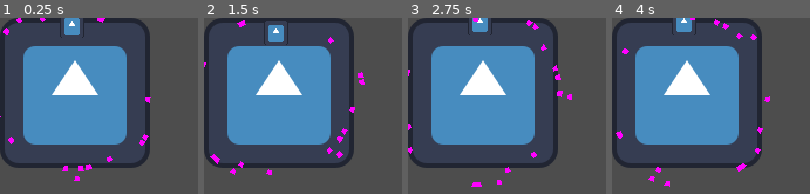
Above: before the commit, frames 1-4 (left to right).
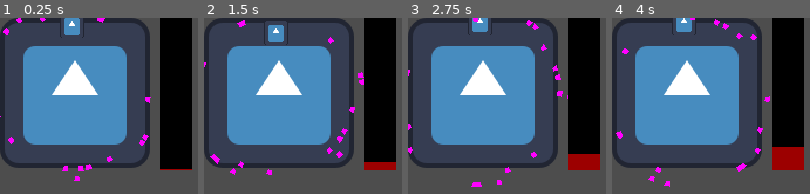
Above: after the commit, the same moments.

Repository: Frishkan/Reflex
Game: Godot game, scene res://scenes/evade_qte.tscn
The game is run twice, just before and just after one commit, with the same random seed, the same clock (stepped at 60 frames per second) and the same inputs. This scene is started directly instead of the project's main scene. The engine's default icon, where the game draws it, is replaced by a stand-in: a white triangle on a blue panel in a dark square.
Inputs (mouse positions are in pixels of both pictures, inside the frame that each line leads up to):
- Up to frame 1 (0.25 s): no input
- Up to frame 2 (1.5 s): move the mouse to (outside the picture) at 0.52 s; hold Up (ui_up) 0.53-1.28 s; hold A (a) 0.53-1.28 s; click (outside the picture) at 0.67 s; tap D (d) at 0.8, 1.35 s; move the mouse to (outside the picture) at 1.27 s; hold Down (ui_down) from 1.28 s (still down); click (outside the picture) at 1.42 s
- Up to frame 3 (2.75 s): tap F (f) at 1.55 s; move the mouse to (outside the picture) at 2.02 s; release Down (ui_down) at 2.03 s; hold Up (ui_up) from 2.03 s (still down); hold F (f) from 2.03 s (still down); click (outside the picture) at 2.3 s
- Up to frame 4 (4 s): move the mouse to (outside the picture) at 2.77 s; release F (f) at 2.78 s; click (outside the picture) at 2.85 s; tap S (s) at 3.05 s; move the mouse to (outside the picture) at 3.52 s; release Up (ui_up) at 3.53 s; hold Down (ui_down) from 3.53 s (still down); hold S (s) from 3.53 s (still down); click (outside the picture) at 3.67 s; tap W (w) at 3.8 s

The runs differ from the first frame. In frame 1, 14% of the frame differs, in the area x 80-97%, y 0-87%; in frame 2, 14%; in frame 3, 14%; in frame 4, 14%.

Commit message:
Created some visuals for selecting enemies when playing cards, hopefully completed my work on enemy intents, fixed some bugs with QTEs (the hits werent looking where they should), implemented effects fully, with their functions (at least the ones I could think of)

Diff:
--- a/scenes/enemy_assembled.tscn
+++ b/scenes/enemy_assembled.tscn
@@ -15,6 +15,13 @@
 gradient = SubResource("Gradient_hwewx")
 width = 100
 height = 30
+
+[sub_resource type="Gradient" id="Gradient_jmldr"]
+offsets = PackedFloat32Array(0)
+colors = PackedColorArray(1, 1, 1, 0.34300002)
+
+[sub_resource type="GradientTexture2D" id="GradientTexture2D_o2j4y"]
+gradient = SubResource("Gradient_jmldr")
 
 [node name="EnemyAssembled" type="Node2D" unique_id=50127034]
 scale = Vector2(0.5, 0.5)
@@ -87,11 +94,15 @@
 text = "test"
 horizontal_alignment = 1
 
-[node name="EffectContainer" type="GridContainer" parent="." unique_id=804557531]
-offset_left = -32.0
-offset_top = 26.0
-offset_right = 32.0
-offset_bottom = 40.0
-columns = 8
+[node name="EffectContainer" type="Node2D" parent="." unique_id=103969081]
+position = Vector2(-24, 24)
+
+[node name="Selector" type="Sprite2D" parent="." unique_id=1612422293]
+visible = false
+position = Vector2(0, -1.0000038)
+scale = Vector2(1, 1.78125)
+texture = SubResource("GradientTexture2D_o2j4y")
 
 [connection signal="input_event" from="ClickDetector" to="." method="_on_click_detector_input_event"]
+[connection signal="mouse_entered" from="ClickDetector" to="." method="_on_click_detector_mouse_entered"]
+[connection signal="mouse_exited" from="ClickDetector" to="." method="_on_click_detector_mouse_exited"]
--- a/scenes/evade_qte.tscn
+++ b/scenes/evade_qte.tscn
@@ -5,6 +5,24 @@
 
 [sub_resource type="CircleShape2D" id="CircleShape2D_fkqnx"]
 radius = 15.033297
+
+[sub_resource type="Gradient" id="Gradient_wfnch"]
+offsets = PackedFloat32Array(0)
+colors = PackedColorArray(0, 0, 0, 1)
+
+[sub_resource type="GradientTexture2D" id="GradientTexture2D_u5l5q"]
+gradient = SubResource("Gradient_wfnch")
+width = 32
+height = 152
+
+[sub_resource type="Gradient" id="Gradient_fkqnx"]
+offsets = PackedFloat32Array(0)
+colors = PackedColorArray(0.6123244, 0, 0, 1)
+
+[sub_resource type="GradientTexture2D" id="GradientTexture2D_1fe6v"]
+gradient = SubResource("Gradient_fkqnx")
+width = 32
+height = 152
 
 [node name="EvadeQTE" type="Node2D" unique_id=219424685]
 script = ExtResource("1_wfnch")
@@ -26,3 +44,11 @@
 
 [node name="HitContainer" type="Node2D" parent="." unique_id=481626395]
 position = Vector2(72, 72)
+
+[node name="ProgressBar" type="TextureProgressBar" parent="." unique_id=894120093]
+offset_left = 160.0
+offset_right = 180.0
+offset_bottom = 152.0
+fill_mode = 3
+texture_under = SubResource("GradientTexture2D_u5l5q")
+texture_progress = SubResource("GradientTexture2D_1fe6v")
--- a/scenes/hud.tscn
+++ b/scenes/hud.tscn
@@ -147,12 +147,8 @@
 horizontal_alignment = 1
 metadata/_edit_use_anchors_ = true
 
-[node name="HeroEffects" type="GridContainer" parent="Health" unique_id=229092882]
-offset_left = -101.0
-offset_top = -37.0
-offset_right = 99.0
-offset_bottom = -13.0
-columns = 8
+[node name="HeroEffects" type="Node2D" parent="Health" unique_id=1831882952]
+position = Vector2(-101, -29)
 
 [connection signal="pressed" from="Menu" to="." method="_on_menu_pressed"]
 [connection signal="toggled" from="Deck/DeckButton" to="." method="_on_deck_button_toggled"]
--- a/scripts/Singleton.gd
+++ b/scripts/Singleton.gd
@@ -4,11 +4,8 @@
 var hero_health : int
 var hero_max_health : int
 
-## 						0 - unplayed
-## 						1 - played
-## 						2 - voided
-## 						3 - hand
-var deck : Array[Array] = [[],[],[],[]]
+var deck : Array[Array] = [[],[],[],[]] ## [unplayed, played, voided, hand]
+var items : Array[String] = []
 var cards_count_in_hand_per_draw : int
 var character : int
 
--- a/scripts/barrier.gd
+++ b/scripts/barrier.gd
@@ -4,7 +4,7 @@
 
 func _process(delta: float) -> void:
 	self.translate(Vector2(0, parent.local_card_stats[0] * delta).rotated(rotation))
-	look_at(parent.offset)
+	look_at(parent.global_position + parent.offset)
 
 
 func _on_body_entered(body: Node2D) -> void:
--- a/scripts/enemy_assembled.gd
+++ b/scripts/enemy_assembled.gd
@@ -8,8 +8,9 @@
 @onready var enemy_bar : TextureProgressBar = $EnemyHealthBar
 @onready var intents : Node2D = $Intents
 @onready var enemy_hp_num : Label = $EnemyHealthNumber
-@onready var effect_container : GridContainer = $EffectContainer
+@onready var effect_container : Node2D = $EffectContainer
 @onready var EFFECT_ITEM := preload("res://scenes/effect.tscn")
+@onready var selector : Sprite2D = $Selector
 
 var index : int
 var health : int
@@ -43,13 +44,16 @@
 		queue_free()
 
 func update_defense(value : int) :
-	if defense + value <= 0 : ## defense broken
-		update_health(health + (defense + value))
+	var dmg : int = value
+	if effects[1] > 0 : ## voulnerable check
+		dmg += value * 0.5
+	if defense + dmg <= 0 : ## defense broken
+		update_health(health + (defense + dmg))
 		defense = 0
 		def_sprite.visible = false
 		def_num.visible = false
 	else : ## new defense
-		defense += value
+		defense += dmg
 		def_sprite.visible = true
 		def_num.text = str(defense)
 		def_num.visible = true
@@ -75,6 +79,7 @@
 	update_effects()
 
 func update_effects() :
+	var counter : int = 0
 	if effect_container.get_child_count() != 0 :
 		for child in effect_container.get_children() :
 			child.queue_free()
@@ -99,24 +104,27 @@
 				7 :
 					current_effect_item.get_child(0).texture = preload("res://icon.svg")
 			current_effect_item.get_child(1).text = str(effects[effect])
+			current_effect_item.scale = Vector2(0.5, 0.5)
+			current_effect_item.position = Vector2(counter * 20, 0)
+			counter += 1
 			effect_container.add_child(current_effect_item)
 
 func use_effects() :
 	for effect in effects.size() :
 		if effects[effect] != 0 :
-			match effect : ## the functionality of effects
+			match effect : ## the functionality of effects (at least the active ones)
 				0 :
-					pass
+					pass ## weak
 				1 :
-					pass
+					pass ## voulnerable
 				2 :
-					pass
+					update_defense(-5) ## burn
 				3 :
-					pass
+					update_health(health - effects[3]) ## poison
 				4 :
-					pass
+					pass ## strenght
 				5 :
-					pass
+					pass ## defensive
 				6 :
 					pass
 				7 :
@@ -128,3 +136,12 @@
 	if event.is_action_pressed("left_mouse") :
 		fight_scene.choosen_enemy = get_parent().get_children().find(self)
 		Events.choosed_enemy_index.emit()
+		selector.hide()
+		fight_scene.card_choosing = 0
+
+func _on_click_detector_mouse_entered() -> void:
+	if fight_scene.card_choosing != 0 :
+		selector.show()
+
+func _on_click_detector_mouse_exited() -> void:
+	selector.hide()
--- a/scripts/enemy_spawn.gd
+++ b/scripts/enemy_spawn.gd
@@ -84,7 +84,8 @@
 func enemy_turn() :
 	for e in get_child_count() :
 		get_children()[get_child_count()-1-e].use_effects()
-		get_children()[get_child_count()-1-e].update_defense(get_children()[get_child_count()-1-e].defense * -1)
+		if get_children()[get_child_count()-1-e].effects[5] == 0 :
+			get_children()[get_child_count()-1-e].update_defense(get_children()[get_child_count()-1-e].defense * -1)
 		get_children()[get_child_count()-1-e].get_child(6).use_intents()
 		await Events.enemy_turned
 	await get_tree().create_timer(0.001).timeout
--- a/scripts/evade_qte.gd
+++ b/scripts/evade_qte.gd
@@ -3,18 +3,20 @@
 @onready var dot : CharacterBody2D = $Dot
 @onready var hit_container : Node2D = $HitContainer
 @onready var BARRIER := preload("res://scenes/barrier.tscn")
-
+@onready var progress_bar : TextureProgressBar = $ProgressBar
 var radius : float = 75
 var offset : Vector2 = Vector2(75, 75)
 var local_card_stats : Array ## [speed, time, barriers]
 var misses : int = 0
 var floor_height : float = 10
+var fps : int = 20
 
 func _ready() -> void: ## testing
 	start([50, 10, 20])
 
 func start(card_stats : Array) -> void:
 	local_card_stats = card_stats
+	progress_bar.max_value = local_card_stats[1] * fps * 2
 	for barriers in local_card_stats[2] :
 		var barrier = BARRIER.instantiate()
 		var barrier_rand_pos : float = randf_range(-1, 1) ## change this to change the spawn locations
@@ -22,7 +24,10 @@
 		barrier.position = Vector2(sin(barrier_rand_pos * PI) * (radius + barrier_rand_height * floor_height), cos(barrier_rand_pos * PI) * (radius + barrier_rand_height * floor_height))
 		barrier.look_at(offset)
 		hit_container.add_child(barrier)
-	await get_tree().create_timer(local_card_stats[1]).timeout
+	for seconds in local_card_stats[1] :
+		for i in fps :
+			await get_tree().create_timer(1.0 / fps).timeout
+			progress_bar.value += 1
 	var effect_strenght = [1, misses]
 	CardsLibrary.effect_strenght = effect_strenght
 	Events.qte_ended.emit()
--- a/scripts/fight_scene.gd
+++ b/scripts/fight_scene.gd
@@ -15,7 +15,8 @@
 var effect_strenght : Array
 var turn_endable := true
 var choosen_enemy : int = 0
-var effects : Array = [0, 0, 0, 0, 0, 0, 0, 0] ## [weak, voulnerable, placeholder, placeholder, strenght, defensive, placeholder, placeholder]
+var card_choosing : int = 0
+var effects : Array = [0, 0, 0, 0, 0, 0, 0, 0] ## [weak, voulnerable, placeholder?, placeholder?, strenght, defensive, placeholder?, placeholder?]
 
 func _ready() -> void:
 	Events.card_played.connect(_card_played)
@@ -64,11 +65,21 @@
 	hud.update_hero_effects()
 
 func damage(result : int) :
-	enemies_node.get_children()[choosen_enemy].update_defense(clamp(result, 0, 999999999) * -1)
+	var dmg = clamp(result, 0, 999999999)
+	if effects[0] > 0 : ## weak check
+		dmg -= dmg * 0.25
+	if effects[4] > 0 : ## strenght check
+		dmg += dmg * 0.25
+	enemies_node.get_children()[choosen_enemy].update_defense(dmg * -1)
 
 func damage_all(result : int) :
+	var dmg = clamp(result, 0, 999999999)
+	if effects[0] > 0 : ## weak check
+		dmg -= dmg * 0.25
+	if effects[4] > 0 : ## strenght check
+		dmg += dmg * 0.25
 	for enemy in enemies_node.get_children() :
-		enemy.update_defense(clamp(result, 0, 999999999) * -1)
+		enemy.update_defense(dmg * -1)
 
 func defend(result : int) :
 	Singleton.hero_defense += clamp(result, 0, 999999999)
@@ -101,8 +112,31 @@
 		Events.turn_ended.emit()
 
 func _enemy_turn_ended() :
+	if effects[5] == 0 :
+		Singleton.hero_defense -= Singleton.hero_defense
+		hud.update_hero_defense()
+	use_effects()
+	turn_endable = true
+
+func use_effects() :
 	for effect in effects.size() :
 		if effects[effect] != 0 :
+			match effect : ## the functionality of effects (at least the active ones)
+				0 :
+					pass ## weak
+				1 :
+					pass ## voulnerable
+				2 :
+					pass
+				3 :
+					pass
+				4 :
+					pass ## strenght
+				5 :
+					pass ## defensive
+				6 :
+					pass
+				7 :
+					pass
 			effects[effect] -= 1
 	hud.update_hero_effects()
-	turn_endable = true
--- a/scripts/hand_card.gd
+++ b/scripts/hand_card.gd
@@ -7,6 +7,7 @@
 @onready var qte_icon : Sprite2D = $QTEIcon
 @onready var hud : Node2D = $/root/game/hud
 @onready var qtes : Node2D = $/root/game/FightScene/QTEs
+@onready var fight_scene : Node2D = $/root/game/FightScene
 
 var card : Card : set = set_card
 var index : int
@@ -29,6 +30,10 @@
 	name_label.text = icons[2]
 	qte_icon.texture = icons[4]
 	short_desc.text = str(stats[hand_last[1]][0])
+	if fight_scene.effects[0] > 0 : ## weak check
+		short_desc.text = str(int(stats[hand_last[1]][0] * 0.75))
+	if fight_scene.effects[4] > 0 : ## strenght check
+		short_desc.text = str(int(stats[hand_last[1]][0] * 1.25))
 	if stats[hand_last[1]][1] != 0 :
 		short_desc.text += " * " + str(stats[hand_last[1]][1])
 		if stats[hand_last[1]][2] != 0 :
@@ -43,19 +48,22 @@
 
 func _on_mouse_entered() -> void:
 	self.scale = self.scale * 1.5
-	self.position += - Vector2(40, 80)
+	self.position -= Vector2(40, 80)
 	self.z_index += 1
 
 func _on_mouse_exited() -> void:
 	self.scale = self.scale / 1.5
-	self.position += + Vector2(40, 80)
-	self.z_index += - 1
+	self.position += Vector2(40, 80)
+	self.z_index -= 1
 
 func _on_input_event(event: InputEvent) -> void: ##!!
 	if event.is_action_pressed("left_mouse") && hud.upgrading :
 		Singleton.deck[0][index][1] = 1
-	elif event.is_action_pressed("left_mouse") && !qtes.qte_active && is_usable_in_hand:
+	elif event.is_action_pressed("left_mouse") && !qtes.qte_active && is_usable_in_hand && !fight_scene.card_choosing:
 		if needs_choosing :
+			fight_scene.card_choosing = 1
+			position.y -= 40
+			z_index += 2
 			await Events.choosed_enemy_index
 		Events.card_played.emit(self)
 		queue_free()
--- a/scripts/hud.gd
+++ b/scripts/hud.gd
@@ -9,7 +9,7 @@
 @onready var def_num : Label = $Health/HeroDefenseNumber
 @onready var unplayed_button : Button = $Deck/DeckButton
 @onready var played_button : Button = $Deck/DiscardedCardsButton
-@onready var hero_effects_grid : GridContainer = $Health/HeroEffects
+@onready var hero_effects_grid : Node2D = $Health/HeroEffects
 
 @onready var EFFECT_ITEM := preload("res://scenes/effect.tscn")
 
@@ -63,11 +63,14 @@
 		def_num.visible = false
 
 func update_hero_effects() :
+	var counter : int = 0
 	for effect in hero_effects_grid.get_children() :
 		effect.queue_free()
 	for effect in $/root/game/FightScene.effects.size() :
 		if $/root/game/FightScene.effects[effect] != 0 :
 			var current_effect_item = EFFECT_ITEM.instantiate() as Control
+			current_effect_item.scale = Vector2(0.5, 0.5)
+			current_effect_item.position = Vector2(counter * 20.0, 0.0)
 			match effect :
 				0 :
 					current_effect_item.get_child(0).texture = preload("res://icon.svg")
@@ -86,4 +89,5 @@
 				7 :
 					current_effect_item.get_child(0).texture = preload("res://icon.svg")
 			current_effect_item.get_child(1).text = str($/root/game/FightScene.effects[effect])
+			counter += 1
 			hero_effects_grid.add_child(current_effect_item)
--- a/scripts/intents.gd
+++ b/scripts/intents.gd
@@ -8,14 +8,13 @@
 @onready var player_dmg_number = preload("res://scenes/dmg_number.tscn")
 @onready var hud = $/root/game/hud
 @onready var dmg_number_container = $/root/game/FightScene/Hero/DMGNumberContainer
+@onready var fight_scene = $/root/game/FightScene
 
 func start() :
 	Events.enemy_turn_ended.connect(show_intents)
 	show_intents()
 
 func show_intents() :
-	Singleton.hero_defense -= Singleton.hero_defense
-	hud.update_hero_defense()
 	generate_intents_by_type()
 	self.visible = true
 
@@ -42,6 +41,12 @@
 	intent_icon.texture = preload("res://icon.svg")
 	var hits = randi_range(1, 5)
 	value = [hits, randi_range(5, 12) / hits, "damage"]
+	if get_parent().effects[0] > 0 : ## weak check
+		value[1] -= value[1] * 0.25
+	if get_parent().effects[4] > 0 : ## strenght check
+		value[1] += value[1] * 0.25
+	if fight_scene.effects[1] > 0 : ## player voulnerable check
+		value[1] += value[1] * 0.5
 	if hits != 1 :
 		intent_value.text = str(value[0]) + " x " + str(value[1])
 	else :
@@ -50,6 +55,12 @@
 	intent_icon.texture = preload("res://icon.svg")
 	var hits = randi_range(1, 3)
 	value = [hits, randi_range(10, 25) / hits, "damage"]
+	if get_parent().effects[0] > 0 : ## weak check
+		value[1] -= value[1] * 0.25
+	if get_parent().effects[4] > 0 : ## strenght check
+		value[1] += value[1] * 0.25
+	if fight_scene.effects[1] > 0 : ## player voulnerable check
+		value[1] += value[1] * 0.5
 	if hits != 1 :
 		intent_value.text = str(value[0]) + " x " + str(value[1])
 	else :
@@ -60,15 +71,15 @@
 	intent_value.text = str(value[1])
 func buff_self_intent() :
 	intent_icon.texture = preload("res://icon.svg")
-	value = [1, randi_range(0, 3), "buff_self"]
+	value = [randi_range(2, 4), randi_range(0, 7), "buff_self"]
 	intent_value.text = "Buff"
 func buff_others_intent() :
 	intent_icon.texture = preload("res://icon.svg")
-	value = [1, randi_range(0, 3), "buff_others"]
+	value = [randi_range(1, 3), randi_range(0, 7), "buff_others"]
 	intent_value.text = "Buff others"
 func debuff_intent() :
 	intent_icon.texture = preload("res://icon.svg")
-	value = [1, randi_range(0, 3), "debuff"]
+	value = [randi_range(1, 4), randi_range(0, 7), "debuff"]
 	intent_value.text = "Debuff"
 func confused_intent() :
 	intent_icon.texture = preload("res://icon.svg")
@@ -94,14 +105,18 @@
 				dmg_num.start(value[1])
 				await get_tree().create_timer(0.5).timeout
 		"defense" :
-			get_parent().defense += value[1]
-			get_parent().update_defense(0)
+			get_parent().update_defense(value[1])
 		"buff_self" :
-			print("matched buff self on use")
+			get_parent().effects[value[1]] = value[0]
+			get_parent().update_effects()
 		"buff_others" :
-			print("matched buff others on use")
+			for enemy in get_parent().get_parent().get_children() :
+				if enemy != get_parent() :
+					enemy.effects[value[1]] = value[0]
+					enemy.update_effects()
 		"debuff" :
-			print("matched debuff on use")
+			fight_scene.effects[value[1]] = value[0]
+			hud.update_hero_effects()
 		"confused" :
 			print("matched confused on use")
 		"retreat" :
--- a/scripts/rewards.gd
+++ b/scripts/rewards.gd
@@ -11,6 +11,7 @@
 @onready var hud : Node2D = $/root/game/hud
 @onready var map : Node2D = $/root/game/map
 @onready var cards : Node2D = $/root/game/hud/Hand/Cards
+@onready var reward_container : Control = $RewardContainer
 
 var defeated_room = 0
 @export var offset = 40
@@ -23,21 +24,21 @@
 	gold.gold = randi_range(30, 200)
 	gold.get_child(0).icon = ICONS[0][0]
 	gold.get_child(0).text = str(gold.gold) + ICONS[0][1]
-	$RewardContainer.add_child(gold)
+	reward_container.add_child(gold)
 
 	var experience = REWARD_ITEM.instantiate()
 	experience.position = Vector2(20, 1 * offset)
 	experience.experience = randi_range(10, 400)
 	experience.get_child(0).icon = ICONS[1][0]
 	experience.get_child(0).text = str(experience.experience) + ICONS[1][1]
-	$RewardContainer.add_child(experience)
+	reward_container.add_child(experience)
 
 	var card = REWARD_ITEM.instantiate()
 	card.position = Vector2(20, 2 * offset)
 	card.card = true
 	card.get_child(0).icon = ICONS[2][0]
 	card.get_child(0).text = ICONS[2][1]
-	$RewardContainer.add_child(card)
+	reward_container.add_child(card)
 
 
 	if room ==  5 || room == 6: ## if elite or boss defeated
@@ -47,7 +48,7 @@
 		item.position = Vector2(20, 3 * offset)
 		## pick_random_item_from_pool()
 		## set_item_stats()
-		$RewardContainer.add_child(item)
+		reward_container.add_child(item)
 
 
 func _on_continue_button_pressed() -> void:
--- a/scripts/timing_circle_qte.gd
+++ b/scripts/timing_circle_qte.gd
@@ -17,7 +17,7 @@
 			add_child(hit)
 			var hit_rand_pos : float = randf_range(-1, 1)
 			hit.position = Vector2(sin(hit_rand_pos * PI) * radius, cos(hit_rand_pos * PI) * radius) + offset
-			hit.look_at(offset)
+			hit.look_at(global_position + offset)
 		for hits in local_card_stats[1] :
 			await Events.circle_qte_hit
 
